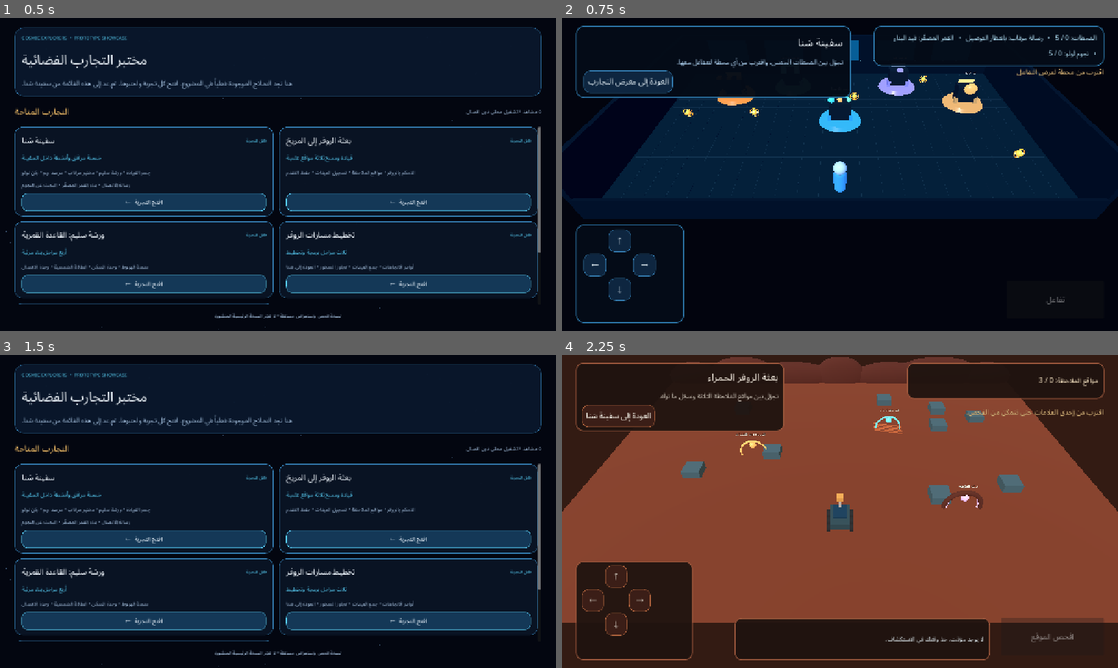
Above: before the commit, frames 1-4 (two rows, left to right).
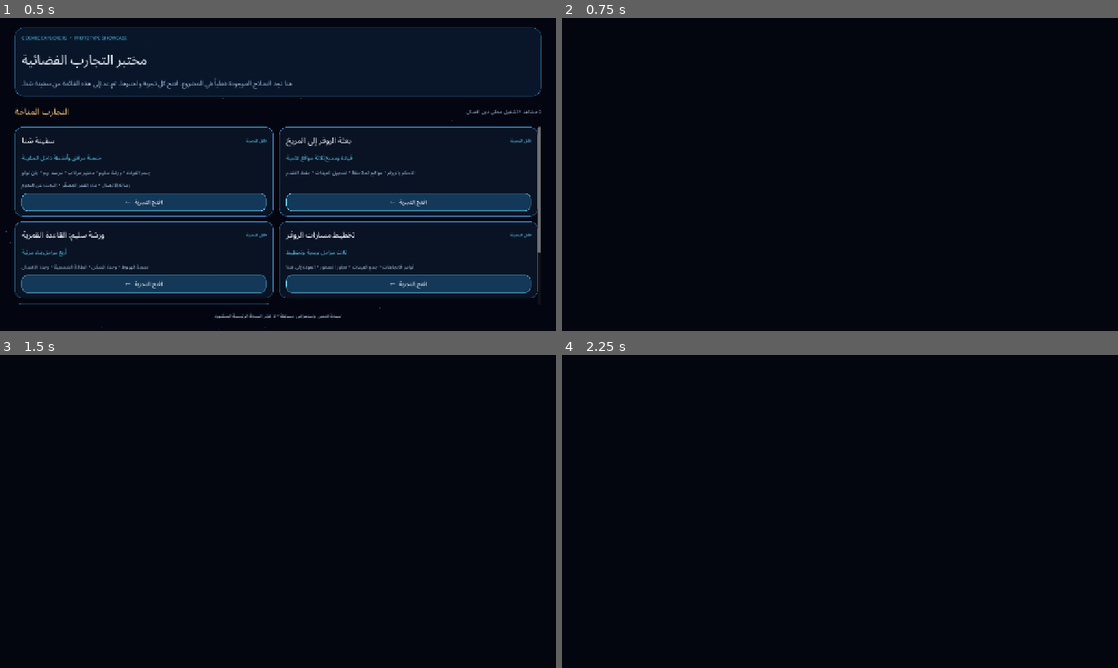
Above: after the commit, the same moments.

Repository: mdznap35/-cosmic-explorers
Game: Godot game, scene res://scenes/prototypes/showcase_app.tscn
Two runs of this game, one before a commit and one after it. Both use one fixed random seed, a clock stepped at 60 frames per second and the inputs below.
Inputs (mouse positions are in pixels of both pictures, inside the frame that each line leads up to):
- Up to frame 1 (0.5 s): no input
- Up to frame 2 (0.75 s): click "افتح التجربة ←" at 0.5 s
- Up to frame 3 (1.5 s): click (66, 417) at 1.25 s, where only the run before the commit has a clickable "العودة إلى معرض التجارب"
- Up to frame 4 (2.25 s): click (967, 539) at 2 s, where only the run before the commit has a clickable "افتح التجربة ←"

Frame 1 is identical in both runs. In frame 2, 37% of the frame differs, in the area x 0-100%, y 2-98%; in frame 3, 36%; in frame 4, 100%, in the area x 0-100%, y 0-100%.
Error after the commit: Parse Error: Cannot infer the type of "target_id" variable because the value doesn't have a set type. (res://scripts/prototypes/sana_hub_prototype.gd:1198)

Commit message:
Build Sana Hub with Kenney CC0 props and Reem photo album

Diff:
--- a/scripts/prototypes/sana_hub_prototype.gd
+++ b/scripts/prototypes/sana_hub_prototype.gd
@@ -7,7 +7,9 @@
 const InteractionRouter = preload("res://scripts/interaction_router.gd")
 
 const SAVE_PATH := "user://sana_hub_prototype.json"
-const SAVE_VERSION := 1
+const SAVE_VERSION := 2
+const ALBUM_DIR := "user://observatory_album"
+const KENNEY_ASSET_ROOT := "res://assets/vendor/kenney_space_station_kit"
 const MOVE_SPEED := 4.0
 const GRAVITY := 18.0
 const INTERACTION_DISTANCE := 2.6
@@ -48,6 +50,25 @@
 	"star_observatory": Vector3(5.6, 0.92, -4.1),
 	"star_corridor": Vector3(8.7, 0.92, 3.8)
 }
+const OBSERVATORY_TARGET_IDS := ["moon", "mars", "saturn"]
+const OBSERVATORY_TARGETS := {
+	"moon": {
+		"title": "القمر",
+			"caption": "وثّقنا تضاريس القمر وظلال الفوهات في لقطة رصد جديدة.",
+		"base_color": Color(0.67, 0.70, 0.74)
+	},
+	"mars": {
+		"title": "المريخ",
+		"caption": "حُفظت لقطة لسطح المريخ المحمر؛ يرتبط لونه في كثير من الغبار والصخور بأكاسيد الحديد.",
+		"base_color": Color(0.76, 0.31, 0.19)
+	},
+	"saturn": {
+		"title": "زحل",
+		"caption": "وثّقنا زحل وحلقاته الواسعة في سجل المرصد.",
+		"base_color": Color(0.83, 0.69, 0.43)
+	}
+}
+
 const STATION_DATA := {
 	"bridge": {
 		"title": "جسر القيادة",
@@ -93,6 +114,15 @@
 var _cubesat_feedback_label: Label
 var _cubesat_buttons: Array[Button] = []
 var _lulu_hunt_feedback_label: Label
+var _observatory_progress_label: Label
+var _observatory_feedback_label: Label
+var _observatory_preview: TextureRect
+var _observatory_buttons: Array[Button] = []
+var _observatory_feedback := ""
+var _observatory_active := false
+
+var _kenney_model_paths: Array[String] = []
+var _loaded_kenney_prop_ids: Array[String] = []
 
 var _stations: Dictionary = {}
 var _secret_star_nodes: Dictionary = {}
@@ -118,6 +148,7 @@
 
 func _ready() -> void:
 	_state = _load_state()
+	_collect_kenney_models(KENNEY_ASSET_ROOT)
 	_relay_progress = clampi(int(_state.get("relay_progress", 0)), 0, RELAY_SEQUENCE.size())
 	_build_world()
 	_build_player()
@@ -201,6 +232,70 @@
 	for station_id in _state.get("visited_station_ids", []):
 		result.append(str(station_id))
 	return result
+
+
+func get_kenney_model_count() -> int:
+	return _kenney_model_paths.size()
+
+
+func get_loaded_kenney_prop_ids() -> PackedStringArray:
+	return PackedStringArray(_loaded_kenney_prop_ids)
+
+
+func get_observatory_target_ids() -> PackedStringArray:
+	return PackedStringArray(OBSERVATORY_TARGET_IDS)
+
+
+func get_observatory_photo_ids() -> PackedStringArray:
+	return PackedStringArray(_state.get("observatory_photo_ids", []))
+
+
+func get_observatory_progress() -> int:
+	return get_observatory_photo_ids().size()
+
+
+func is_observatory_complete() -> bool:
+	return get_observatory_progress() == OBSERVATORY_TARGET_IDS.size()
+
+
+func get_observatory_photo_path(target_id: String) -> String:
+	if not OBSERVATORY_TARGETS.has(target_id):
+		return ""
+	return ALBUM_DIR.path_join(target_id + ".png")
+
+
+func start_observatory_activity() -> bool:
+	_observatory_feedback = "اختر جرماً سماوياً لالتقاط صورة بأسلوب المرصد."
+	_show_observatory_panel()
+	return true
+
+
+func capture_observation(target_id: String) -> bool:
+	if not _observatory_active or not OBSERVATORY_TARGETS.has(target_id):
+		return false
+	var photos: Array = _state.get("observatory_photo_ids", [])
+	if photos.has(target_id):
+		_observatory_feedback = "هذه الصورة محفوظة بالفعل في ألبوم ريم."
+		_refresh_observatory_panel()
+		return false
+	if not _save_observatory_thumbnail(target_id):
+		_observatory_feedback = "تعذّر إنشاء الصورة. لم نحتسب هذه اللقطة."
+		_refresh_observatory_panel()
+		return false
+	photos.append(target_id)
+	_state["observatory_photo_ids"] = photos
+	if not _save_state():
+		photos.erase(target_id)
+		_state["observatory_photo_ids"] = photos
+		var photo_path := get_observatory_photo_path(target_id)
+		if FileAccess.file_exists(photo_path):
+			DirAccess.remove_absolute(ProjectSettings.globalize_path(photo_path))
+		_observatory_feedback = "تعذّر حفظ التقدم. يمكنك المحاولة مجدداً."
+		_refresh_observatory_panel()
+		return false
+	_observatory_feedback = str(OBSERVATORY_TARGETS[target_id]["caption"])
+	_refresh_observatory_panel()
+	return true
 
 
 func get_relay_progress() -> int:
@@ -363,6 +458,8 @@
 	if station_id == "lulu_nook":
 		start_lulu_hunt()
 		return true
+	if station_id == "observatory":
+		return start_observatory_activity()
 	if station_id == "laboratory":
 		var scene_result := get_tree().change_scene_to_file("res://scenes/prototypes/mars_rover_survey.tscn")
 		if scene_result != OK:
@@ -454,6 +551,65 @@
 	_create_station("observatory", Vector3(4.0, 0.0, -4.8), Color(0.63, 0.62, 1.0))
 	_create_station("lulu_nook", Vector3(8.0, 0.0, -2.5), Color(0.94, 0.72, 0.42))
 	_build_lulu_secret_stars()
+
+
+func _collect_kenney_models(directory_path: String) -> void:
+	var directory := DirAccess.open(directory_path)
+	if directory == null:
+		return
+	directory.list_dir_begin()
+	while true:
+		var entry := directory.get_next()
+		if entry.is_empty():
+			break
+		if entry.begins_with("."):
+			continue
+		var child_path := directory_path.path_join(entry)
+		if directory.current_is_dir():
+			_collect_kenney_models(child_path)
+		elif entry.get_extension().to_lower() in ["glb", "gltf"]:
+			_kenney_model_paths.append(child_path)
+	directory.list_dir_end()
+	_kenney_model_paths.sort()
+
+
+func _find_kenney_model_path(tokens: PackedStringArray) -> String:
+	for token in tokens:
+		var wanted := token.to_lower().replace("_", " ").replace("-", " ")
+		for model_path in _kenney_model_paths:
+			var model_name := model_path.get_file().get_basename().to_lower().replace("_", " ").replace("-", " ")
+			if model_name.contains(wanted):
+				return model_path
+	return ""
+
+
+func _place_kenney_prop(
+	parent: Node3D,
+	prop_id: String,
+	name_tokens: PackedStringArray,
+	local_position: Vector3,
+	uniform_scale: float,
+	rotation_y_degrees: float = 0.0
+) -> bool:
+	var model_path := _find_kenney_model_path(name_tokens)
+	if model_path.is_empty():
+		return false
+	var packed_scene := ResourceLoader.load(model_path) as PackedScene
+	if packed_scene == null:
+		push_warning("Kenney model could not be loaded as a PackedScene: " + model_path)
+		return false
+	var instance := packed_scene.instantiate() as Node3D
+	if instance == null:
+		push_warning("Kenney model root is not Node3D: " + model_path)
+		return false
+	instance.name = "Kenney_" + prop_id
+	instance.position = local_position
+	instance.scale = Vector3.ONE * uniform_scale
+	instance.rotation_degrees.y = rotation_y_degrees
+	parent.add_child(instance)
+	if not _loaded_kenney_prop_ids.has(prop_id):
+		_loaded_kenney_prop_ids.append(prop_id)
+	return true
 
 
 func _build_lulu_secret_stars() -> void:
@@ -571,6 +727,25 @@
 		"lulu_nook":
 			_add_lulu_shell(station, accent)
 
+	# Reuse selected CC0 Kenney props. The procedural station remains the
+	# fallback layout if a model is unavailable in a local source checkout.
+	match station_id:
+		"bridge":
+			_place_kenney_prop(station, "bridge_planet_console", PackedStringArray(["table display planet"]), Vector3(0.0, 0.18, -1.18), 0.55)
+			_place_kenney_prop(station, "bridge_screen", PackedStringArray(["display wall", "computer screen"]), Vector3(-0.92, 0.34, -0.62), 0.42)
+		"workshop":
+			_place_kenney_prop(station, "workshop_bench", PackedStringArray(["table large"]), Vector3(0.0, 0.16, -1.18), 0.48)
+			_place_kenney_prop(station, "workshop_computer", PackedStringArray(["computer screen", "computer"]), Vector3(0.0, 0.42, -0.52), 0.42)
+		"laboratory":
+			_place_kenney_prop(station, "lab_display", PackedStringArray(["table display", "table inset"]), Vector3(0.0, 0.16, -1.18), 0.48)
+			_place_kenney_prop(station, "lab_screen", PackedStringArray(["computer screen"]), Vector3(0.88, 0.32, -0.60), 0.38)
+		"observatory":
+			_place_kenney_prop(station, "observatory_window", PackedStringArray(["wall window frame", "wall window"]), Vector3(0.0, 0.20, -1.15), 0.62)
+			_place_kenney_prop(station, "observatory_display", PackedStringArray(["table display planet"]), Vector3(0.0, 0.15, 0.82), 0.40)
+		"lulu_nook":
+			_place_kenney_prop(station, "lulu_bed", PackedStringArray(["bed single"]), Vector3(0.0, 0.12, -1.04), 0.42)
+			_place_kenney_prop(station, "lulu_chair", PackedStringArray(["chair cushion", "chair"]), Vector3(0.72, 0.10, 0.35), 0.32)
+
 	if station_id == "workshop" and is_cubesat_built():
 		_add_cubesat_display()
 
@@ -963,6 +1138,137 @@
 	_add_close_button()
 
 
+func _show_observatory_panel() -> void:
+	_open_modal("مرصد ريم — ألبوم الصور")
+	_observatory_active = true
+	var introduction := _new_label(
+		"وجّه عدسة المرصد إلى جرم من القائمة، ثم احفظ لقطة رصد مرسومة داخل اللعبة. يمكنك العودة وإكمال الألبوم لاحقاً.",
+		17,
+		Color(0.82, 0.90, 0.97)
+	)
+	introduction.horizontal_alignment = HORIZONTAL_ALIGNMENT_RIGHT
+	introduction.autowrap_mode = TextServer.AUTOWRAP_WORD_SMART
+	_modal_content.add_child(introduction)
+
+	_observatory_progress_label = _new_label("", 17, Color(1.0, 0.79, 0.42), true)
+	_observatory_progress_label.horizontal_alignment = HORIZONTAL_ALIGNMENT_RIGHT
+	_modal_content.add_child(_observatory_progress_label)
+
+	_observatory_feedback_label = _new_label(_observatory_feedback, 15, Color(0.48, 0.85, 0.94))
+	_observatory_feedback_label.horizontal_alignment = HORIZONTAL_ALIGNMENT_RIGHT
+	_observatory_feedback_label.autowrap_mode = TextServer.AUTOWRAP_WORD_SMART
+	_observatory_feedback_label.custom_minimum_size = Vector2(0.0, 46.0)
+	_modal_content.add_child(_observatory_feedback_label)
+
+	_observatory_preview = TextureRect.new()
+	_observatory_preview.custom_minimum_size = Vector2(0.0, 172.0)
+	_observatory_preview.size_flags_horizontal = Control.SIZE_EXPAND_FILL
+	_observatory_preview.stretch_mode = TextureRect.STRETCH_KEEP_ASPECT_CENTERED
+	_modal_content.add_child(_observatory_preview)
+
+	_observatory_buttons.clear()
+	for target_id in OBSERVATORY_TARGET_IDS:
+		var selected_id := str(target_id)
+		var target_title := str(OBSERVATORY_TARGETS[selected_id]["title"])
+		var button := _new_button(
+			"التقط صورة: " + target_title,
+			func() -> void: capture_observation(selected_id),
+			Vector2(0.0, 48.0)
+		)
+		button.size_flags_horizontal = Control.SIZE_EXPAND_FILL
+		_modal_content.add_child(button)
+		_observatory_buttons.append(button)
+
+	_add_close_button()
+	_refresh_observatory_panel()
+
+
+func _refresh_observatory_panel() -> void:
+	if not is_instance_valid(_observatory_progress_label) or not is_instance_valid(_observatory_feedback_label):
+		return
+	var progress := get_observatory_progress()
+	_observatory_progress_label.text = "صور الألبوم: %d / %d" % [progress, OBSERVATORY_TARGET_IDS.size()]
+	if is_observatory_complete():
+		_observatory_progress_label.text = "اكتمل ألبوم المرصد!"
+		_observatory_feedback_label.text = "أحسنت! أصبحت الصور الثلاث محفوظة في دفتر اكتشافات ريم."
+	else:
+		_observatory_feedback_label.text = _observatory_feedback
+	var photo_ids := get_observatory_photo_ids()
+	for index in range(_observatory_buttons.size()):
+		var target_id := OBSERVATORY_TARGET_IDS[index]
+		_observatory_buttons[index].disabled = photo_ids.has(target_id)
+
+	if is_instance_valid(_observatory_preview):
+		_observatory_preview.texture = null
+		if not photo_ids.is_empty():
+			var photo_path := get_observatory_photo_path(str(photo_ids[photo_ids.size() - 1]))
+			if FileAccess.file_exists(photo_path):
+				var photo_image := Image.load_from_file(photo_path)
+				if photo_image != null and not photo_image.is_empty():
+					_observatory_preview.texture = ImageTexture.create_from_image(photo_image)
+
+
+func _save_observatory_thumbnail(target_id: String) -> bool:
+	if not OBSERVATORY_TARGETS.has(target_id):
+		return false
+	var directory_error := DirAccess.make_dir_recursive_absolute(ProjectSettings.globalize_path(ALBUM_DIR))
+	if directory_error != OK and directory_error != ERR_ALREADY_EXISTS:
+		return false
+	var image := _render_observatory_thumbnail(target_id)
+	if image == null or image.is_empty():
+		return false
+	return image.save_png(ProjectSettings.globalize_path(get_observatory_photo_path(target_id))) == OK
+
+
+func _render_observatory_thumbnail(target_id: String) -> Image:
+	const IMAGE_SIZE := 256
+	var image := Image.create(IMAGE_SIZE, IMAGE_SIZE, false, Image.FORMAT_RGBA8)
+	var target: Dictionary = OBSERVATORY_TARGETS[target_id]
+	var base_color: Color = target["base_color"]
+	var target_seed := OBSERVATORY_TARGET_IDS.find(target_id) + 1
+	var moon_craters := [
+		Vector3(-0.42, -0.18, 0.15),
+		Vector3(0.31, -0.36, 0.12),
+		Vector3(0.16, 0.34, 0.10),
+		Vector3(-0.10, 0.06, 0.08)
+	]
+	for y in range(IMAGE_SIZE):
+		for x in range(IMAGE_SIZE):
+			var nx := (float(x) - 128.0) / 82.0
+			var ny := (float(y) - 128.0) / 82.0
+			var radius_squared := nx * nx + ny * ny
+			var pixel_color := Color(0.012, 0.025, 0.075)
+			var star_hash := (x * 73 + y * 151 + x * y * 7 + target_seed * 31) % 997
+			if star_hash < 5:
+				pixel_color = Color(0.68, 0.84, 1.0)
+			if target_id == "saturn":
+				var ring_radius := sqrt(nx * nx + (ny / 0.36) * (ny / 0.36))
+				if ring_radius > 0.94 and ring_radius < 1.62:
+					var band := sin(ring_radius * 58.0) * 0.045
+					pixel_color = Color(0.77 + band, 0.62 + band, 0.38 + band)
+			if radius_squared <= 1.0:
+				var light_depth := sqrt(maxf(0.0, 1.0 - radius_squared))
+				var light_amount := clampf(0.40 - nx * 0.24 - ny * 0.30 + light_depth * 0.62, 0.12, 1.0)
+				var surface_noise := sin(nx * 19.0 + float(target_seed)) * cos(ny * 23.0) * 0.035
+				var shade := clampf(light_amount + surface_noise, 0.08, 1.0)
+				pixel_color = Color(base_color.r * shade, base_color.g * shade, base_color.b * shade)
+				if target_id == "moon":
+					for crater in moon_craters:
+						var crater_distance := Vector2(nx - crater.x, ny - crater.y).length()
+						if crater_distance < crater.z:
+							var crater_shade := 0.72 + crater_distance * 0.9
+							pixel_color = Color(pixel_color.r * crater_shade, pixel_color.g * crater_shade, pixel_color.b * crater_shade)
+				elif target_id == "mars":
+					var ridge := sin(nx * 13.0 + ny * 5.0) * cos(ny * 17.0) * 0.10
+					pixel_color = Color(
+						clampf(pixel_color.r + ridge, 0.0, 1.0),
+						clampf(pixel_color.g + ridge * 0.30, 0.0, 1.0),
+						clampf(pixel_color.b + ridge * 0.14, 0.0, 1.0)
+					)
+			image.set_pixel(x, y, pixel_color)
+	return image
+
+
 func _show_relay_panel() -> void:
 	_open_modal("لعبة رسالة مرقاب")
 	_modal_active = true
@@ -1127,8 +1433,13 @@
 
 func _close_modal() -> void:
 	_modal_active = false
+	_observatory_active = false
 	_touch_keys = {"up": false, "down": false, "left": false, "right": false}
 	_lulu_hunt_feedback_label = null
+	_observatory_progress_label = null
+	_observatory_feedback_label = null
+	_observatory_preview = null
+	_observatory_buttons.clear()
 	_relay_buttons.clear()
 	_relay_progress_label = null
 	_relay_feedback_label = null
@@ -1150,11 +1461,13 @@
 	var relay_text := "رسالة مرقاب: مكتملة" if is_relay_completed() else "رسالة مرقاب: بانتظار التوصيل"
 	var cubesat_text := "القمر المصغّر: جاهز" if is_cubesat_built() else "القمر المصغّر: قيد البناء"
 	var lulu_text := "نجوم لولو: %d / %d" % [lulu_found_count, LULU_STAR_POSITIONS.size()]
-	_status_label.text = "المحطات: %d / %d   •   %s   •   %s   •   %s" % [
+	var photo_text := "صور ريم: %d / %d" % [get_observatory_progress(), OBSERVATORY_TARGET_IDS.size()]
+	_status_label.text = "المحطات: %d / %d • %s • %s • %s • %s" % [
 		visited_count,
 		STATION_IDS.size(),
 		relay_text,
 		cubesat_text,
+		photo_text,
 		lulu_text
 	]
 
@@ -1219,7 +1532,8 @@
 		"cubesat_step": 0,
 		"cubesat_built": false,
 		"lulu_found_star_ids": [],
-		"lulu_hunt_completed": false
+		"lulu_hunt_completed": false,
+		"observatory_photo_ids": []
 	}
 	if not FileAccess.file_exists(SAVE_PATH):
 		return defaults
@@ -1229,9 +1543,13 @@
 		return defaults
 	var parsed: Variant = JSON.parse_string(file.get_as_text())
 	file.close()
-	if not (parsed is Dictionary) or int(parsed.get("version", 0)) != SAVE_VERSION:
+	if not (parsed is Dictionary):
 		return defaults
-
+	var stored_version := int(parsed.get("version", 0))
+	if stored_version < 1 or stored_version > SAVE_VERSION:
+		return defaults
+
+	# Version 1 saves predate the observatory album. Preserve existing progress.
 	var result: Dictionary = defaults.duplicate(true)
 	var raw_visited: Variant = parsed.get("visited_station_ids", [])
 	if raw_visited is Array:
@@ -1250,6 +1568,12 @@
 			if LULU_STAR_POSITIONS.has(str(star_id)) and not result["lulu_found_star_ids"].has(str(star_id)):
 				result["lulu_found_star_ids"].append(str(star_id))
 	result["lulu_hunt_completed"] = result["lulu_found_star_ids"].size() == LULU_STAR_POSITIONS.size()
+	var raw_observatory_photos: Variant = parsed.get("observatory_photo_ids", [])
+	if raw_observatory_photos is Array:
+		for target_id in raw_observatory_photos:
+			var normalized_id := str(target_id)
+			if OBSERVATORY_TARGETS.has(normalized_id) and not result["observatory_photo_ids"].has(normalized_id):
+				result["observatory_photo_ids"].append(normalized_id)
 	return result
 
 
--- a/tests/validate_sana_hub_prototype.gd
+++ b/tests/validate_sana_hub_prototype.gd
@@ -24,6 +24,10 @@
 	root.add_child(hub)
 	await process_frame
 
+	if hub.get_kenney_model_count() < 8:
+		_errors.append("The selected Kenney Space Station Kit models must be staged and discoverable.")
+	if hub.get_loaded_kenney_prop_ids().size() < 2:
+		_errors.append("At least two real Kenney models must be instantiated in the Sana Hub.")
 	if not hub.has_method("start_lunar_outpost_activity"):
 		_errors.append("The workshop hub must expose the lunar outpost activity entry point.")
 	if not ResourceLoader.exists("res://scenes/prototypes/lunar_outpost_builder.tscn"):
@@ -154,7 +158,67 @@
 	await process_frame
 	if not final_restore_hub.is_lulu_hunt_completed() or final_restore_hub.get_lulu_found_star_ids().size() != 5:
 		_errors.append("A fresh hub instance must restore the completed Lulu hunt.")
+
+	# Reem's observatory produces PNG thumbnails and saves its local photo album.
+	if final_restore_hub.get_observatory_target_ids().size() != 3:
+		_errors.append("The observatory must expose three stable celestial targets.")
+	if not final_restore_hub.interact_station("observatory"):
+		_errors.append("The observatory station should open Reem's photo activity.")
+	if final_restore_hub.capture_observation("unknown_target"):
+		_errors.append("The observatory must reject unknown target IDs.")
+	if not final_restore_hub.capture_observation("moon"):
+		_errors.append("The first observatory photo should be captured.")
+	if final_restore_hub.capture_observation("moon"):
+		_errors.append("The same observatory target must not be captured twice.")
+	if not FileAccess.file_exists(final_restore_hub.get_observatory_photo_path("moon")):
+		_errors.append("A captured observatory photo must exist as a local PNG file.")
+	if not final_restore_hub.capture_observation("mars"):
+		_errors.append("The second observatory photo should be captured.")
+	if final_restore_hub.get_observatory_progress() != 2 or final_restore_hub.is_observatory_complete():
+		_errors.append("The observatory should preserve a partial two-photo checkpoint.")
+
 	final_restore_hub.queue_free()
+	await process_frame
+
+	var observatory_resume_hub = HubScene.instantiate()
+	observatory_resume_hub.enable_gameplay_bridge = false
+	root.add_child(observatory_resume_hub)
+	await process_frame
+	if observatory_resume_hub.get_observatory_progress() != 2:
+		_errors.append("A new hub instance must restore the partial observatory album.")
+	if not observatory_resume_hub.interact_station("observatory"):
+		_errors.append("The observatory album should reopen after resuming.")
+	if not observatory_resume_hub.capture_observation("saturn"):
+		_errors.append("The resumed observatory should accept the final target.")
+	if not observatory_resume_hub.is_observatory_complete():
+		_errors.append("All three observatory targets should complete the photo album.")
+	if not FileAccess.file_exists(observatory_resume_hub.get_observatory_photo_path("saturn")):
+		_errors.append("The Saturn thumbnail should be written to the local album.")
+	observatory_resume_hub.queue_free()
+	await process_frame
+
+	# A version 1 save must migrate without discarding earlier checkpoints.
+	_write_save_state({
+		"version": 1,
+		"visited_station_ids": ["bridge", "observatory"],
+		"relay_progress": 1,
+		"relay_activity_completed": false,
+		"cubesat_step": 2,
+		"cubesat_built": false,
+		"lulu_found_star_ids": ["star_bridge"],
+		"lulu_hunt_completed": false
+	})
+	var migrated_hub = HubScene.instantiate()
+	migrated_hub.enable_gameplay_bridge = false
+	root.add_child(migrated_hub)
+	await process_frame
+	if migrated_hub.get_relay_progress() != 1 or migrated_hub.get_cubesat_progress() != 2:
+		_errors.append("Save v1 migration must preserve Relay and CubeSat checkpoints.")
+	if migrated_hub.get_lulu_found_star_ids().size() != 1:
+		_errors.append("Save v1 migration must preserve Lulu's partial hunt.")
+	if migrated_hub.get_observatory_progress() != 0:
+		_errors.append("Save v1 migration must initialize the new photo album as empty.")
+	migrated_hub.queue_free()
 	await process_frame
 	_remove_test_save()
 
@@ -168,6 +232,20 @@
 	quit(1)
 
 
+func _write_save_state(state: Dictionary) -> void:
+	var file := FileAccess.open(SAVE_PATH, FileAccess.WRITE)
+	if file == null:
+		_errors.append("Unable to create a save fixture for migration testing.")
+		return
+	file.store_string(JSON.stringify(state))
+	file.close()
+
+
 func _remove_test_save() -> void:
 	if FileAccess.file_exists(SAVE_PATH):
 		DirAccess.remove_absolute(ProjectSettings.globalize_path(SAVE_PATH))
+	var album := DirAccess.open("user://observatory_album")
+	if album != null:
+		for file_name in album.get_files():
+			DirAccess.remove_absolute(ProjectSettings.globalize_path("user://observatory_album/" + file_name))
+		DirAccess.remove_absolute(ProjectSettings.globalize_path("user://observatory_album"))
Not shown, changed: docs/ASSET_CREDITS.md
Not shown, changed: docs/ASSET_PROVENANCE_LEDGER.md
Not shown, changed: docs/IMPLEMENTATION_STATUS.md
